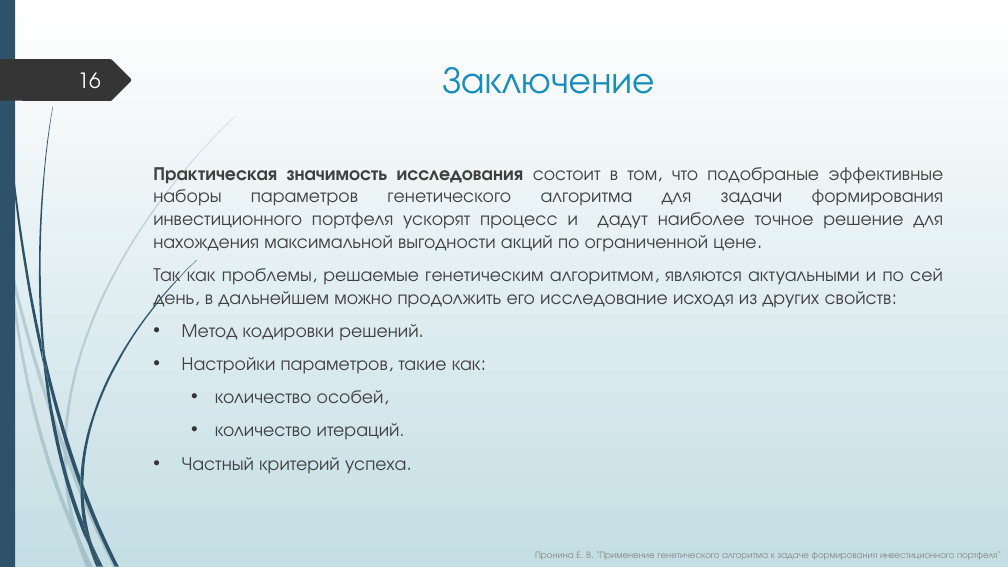
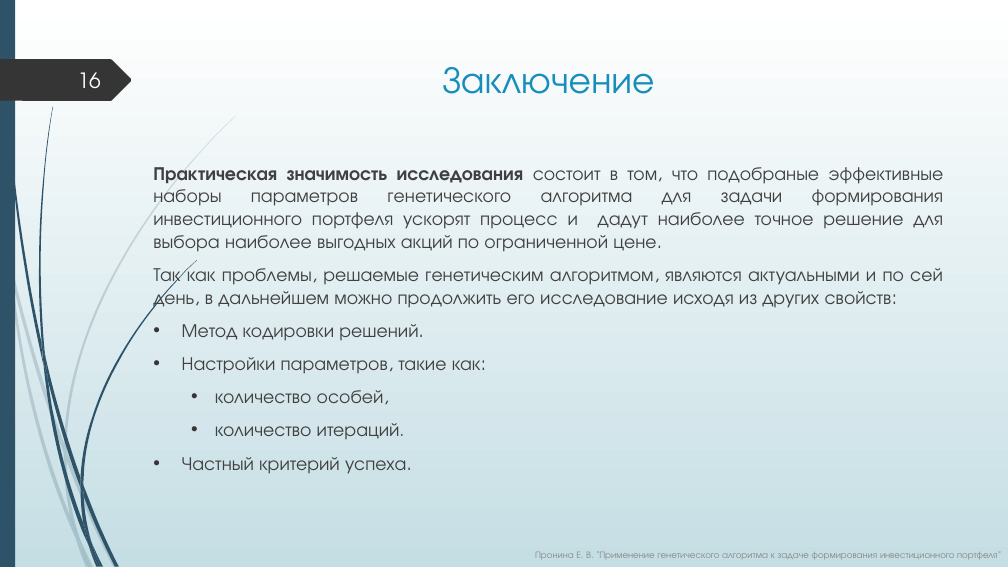
Before and after one commit to ElizJogar/Knapsack-Problems, a slide deck: slide 16 of diploma.pptx. Drawn at 1008x567 pixels with LibreOffice and Linux fonts; fonts in the diff are those of the drawing. Boxes give left, top, right and bottom in pixels: in the first picture for what was removed or moved away, otherwise in the second. Text is boxed around its words. In the diff, an @@ line names an element or a change of style, - is before the commit and + after.

```diff
--- a/diploma.pptx
+++ b/diploma.pptx
@@ text at box(153, 167, 943, 252): text changed @@
-Практическая значимость исследования состоит в том, что подобраные эффективные наборы параметров генетического алгоритма для задачи формирования инвестиционного портфеля ускорят процесс и дадут наиболее точное решение для нахождения максимальной выгодности акций по ограниченной цене.
+Практическая значимость исследования состоит в том, что подобраные эффективные наборы параметров генетического алгоритма для задачи формирования инвестиционного портфеля ускорят процесс и дадут наиболее точное решение для выбора наиболее выгодных акций по ограниченной цене.
```
Also in this commit, not shown: 3 other files.
